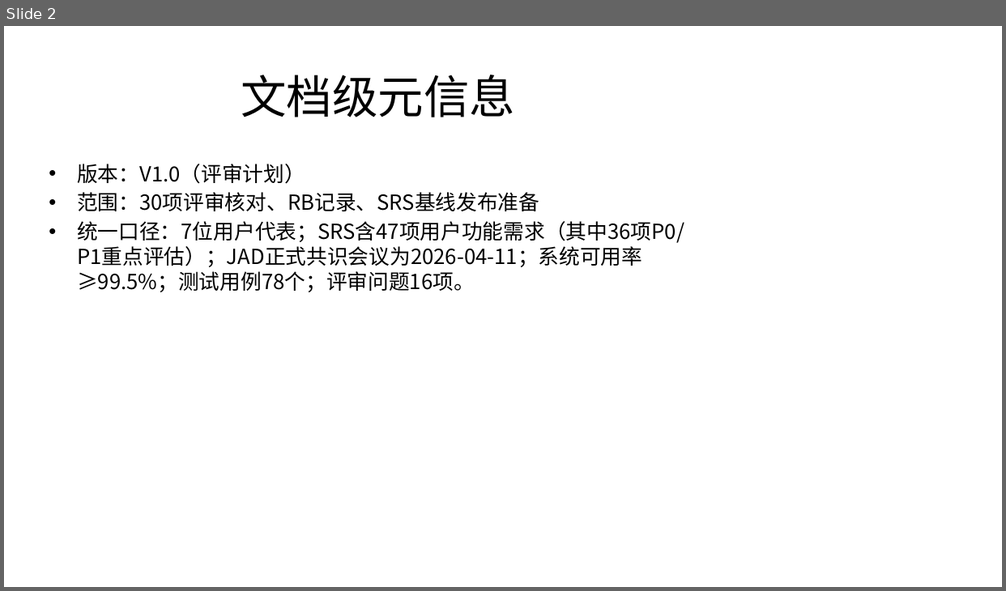
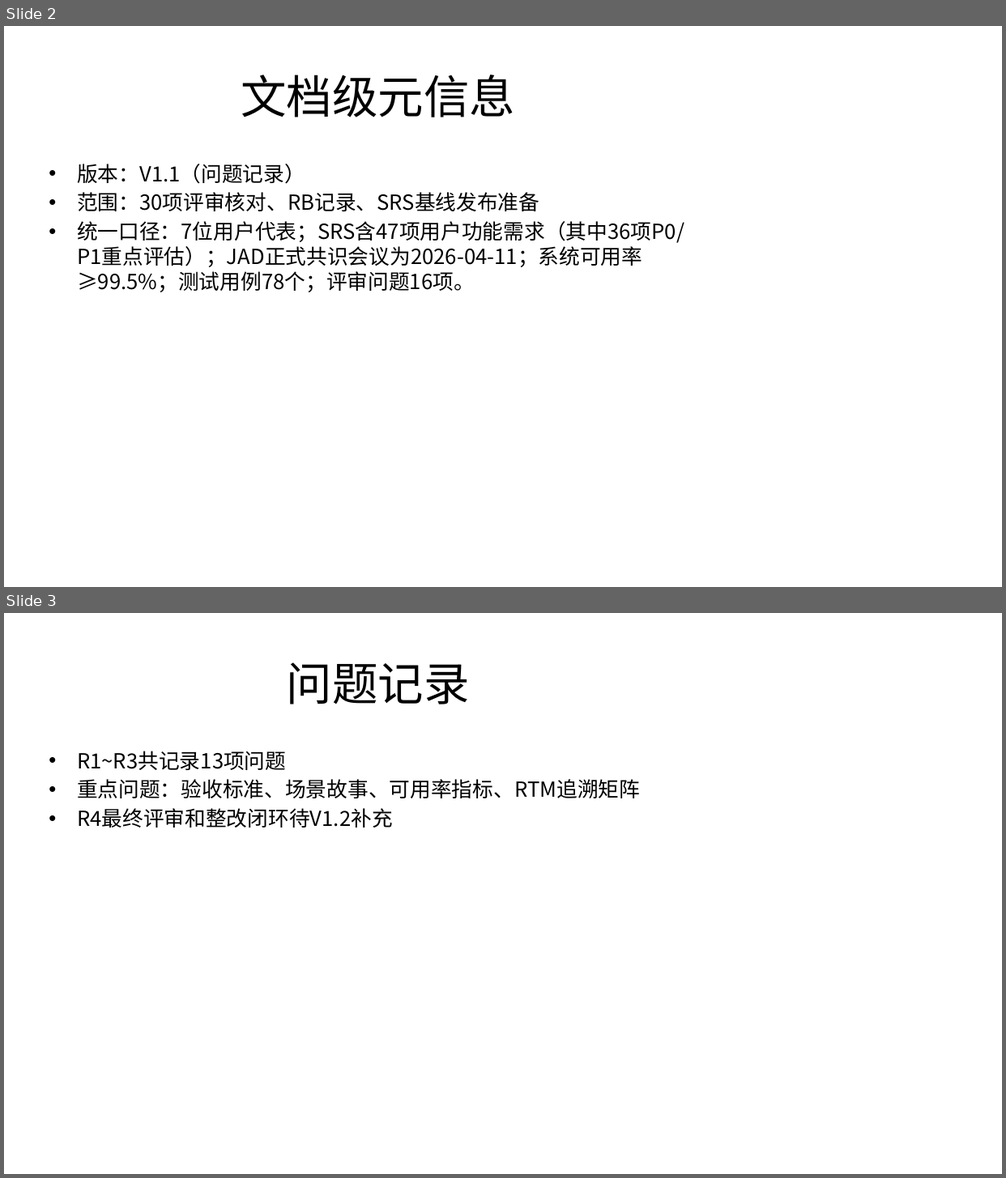
Before and after one commit to yzy1232/docs, a slide deck: 12-评审与基线/评审核对成果展示.pptx. Shown one above the other, each under a label of ours: slide 2 before the commit, slides 2 and 3 after it. The pictures are 1006x591 and 1006x1178 pixels, drawn with LibreOffice and Linux fonts; fonts in the diff are those of the drawing. Boxes give left, top, right and bottom in pixels: in the first picture for what was removed or moved away, otherwise in the second. Text is boxed around its words. In the diff, an @@ line names an element or a change of style, - is before the commit and + after.

Commit message:
docs(review): 记录评审问题和设计修订

```diff
--- a/12-评审与基线/评审核对成果展示.pptx
+++ b/12-评审与基线/评审核对成果展示.pptx
@@ slide 3 added at bbox=[4, 613, 1002, 1174], background #FFFFFF @@
@@ title added at bbox=[287, 662, 470, 705], 44 pt, text #000000 @@
+问题记录
@@ text added at bbox=[77, 751, 640, 828], 20 pt, text #000000 @@
+• R1~R3共记录13项问题
+• 重点问题：验收标准、场景故事、可用率指标、RTM追溯矩阵
+• R4最终评审和整改闭环待V1.2补充
@@ slide 2 changed as well @@
@@ text at bbox=[77, 164, 305, 184]: text changed @@
-• 版本：V1.0（评审计划）
+• 版本：V1.1（问题记录）
```
Also in this commit, not shown: 2 other slides changed, 1 slide removed, 10 other files.
